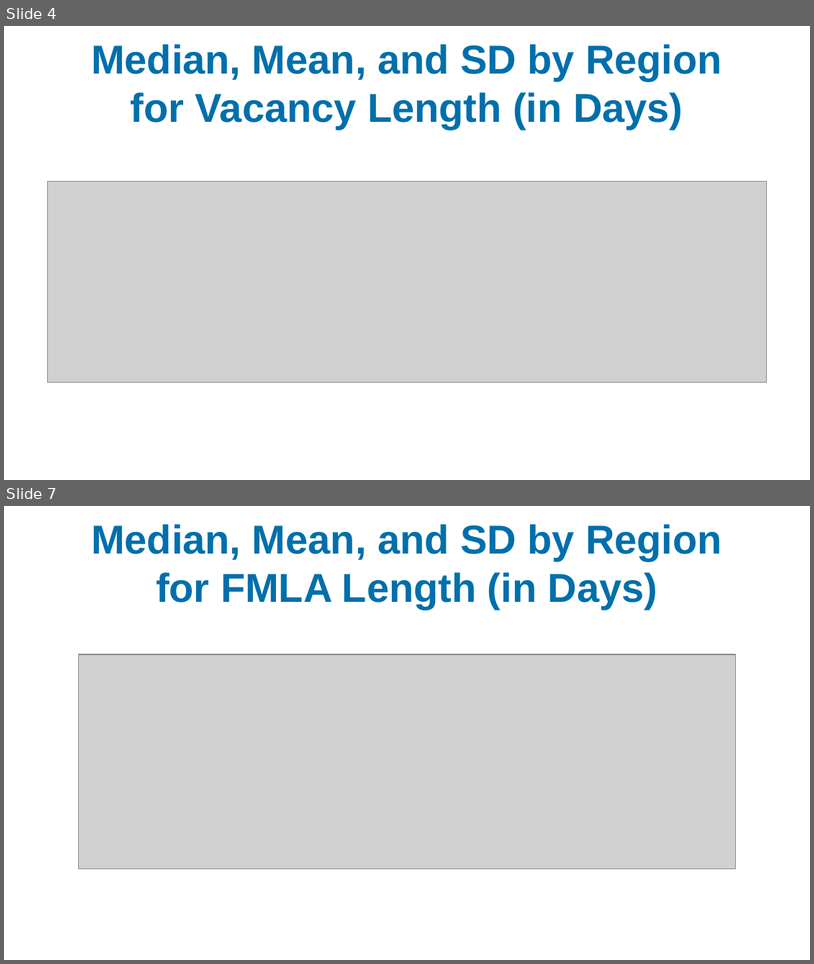
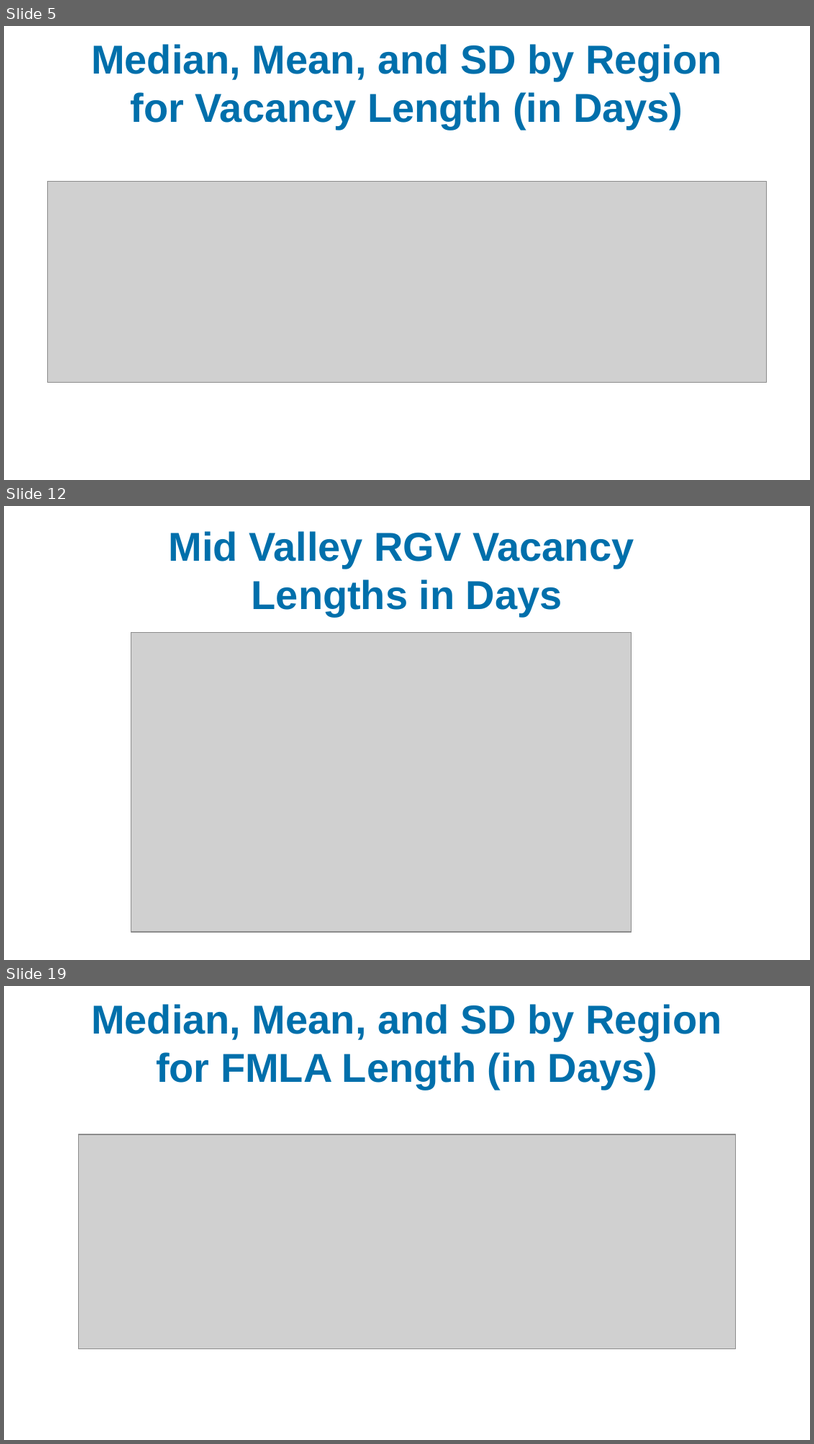
Before and after one commit to idea-analytics/Staffing_Trends_Performance_Vacancies, a slide deck: graphs/Staffing_Part1_23-24_preliminary_report.pptx. Shown one above the other, each under a label of ours: slides 4 and 7 before the commit, slides 5, 12 and 19 after it; the slides between them are not shown. The pictures are 814x964 and 814x1444 pixels, drawn with LibreOffice and Linux fonts; fonts in the diff are those of the drawing; grey boxes stand for pictures; background and template pictures are left out. Boxes give left, top, right and bottom in pixels: in the first picture for what was removed or moved away, otherwise in the second. Text is boxed around its words. In the diff, an @@ line names an element or a change of style, - is before the commit and + after.

```diff
--- a/graphs/Staffing_Part1_23-24_preliminary_report.pptx
+++ b/graphs/Staffing_Part1_23-24_preliminary_report.pptx
@@ slide 12 added at box(4, 506, 810, 960), background picture (left out) @@
@@ title added at box(168, 531, 634, 616), 36 pt, text #006FAB, bold @@
+Mid Valley RGV Vacancy
+Lengths in Days
@@ picture added at box(131, 633, 631, 932) @@
@@ what was slide 4 is now slide 5 @@
@@ what was slide 7 is now slide 19 @@
```
Also in this commit, not shown: 4 slides changed, 13 other slides added, 1 slide removed, 2 other files.
